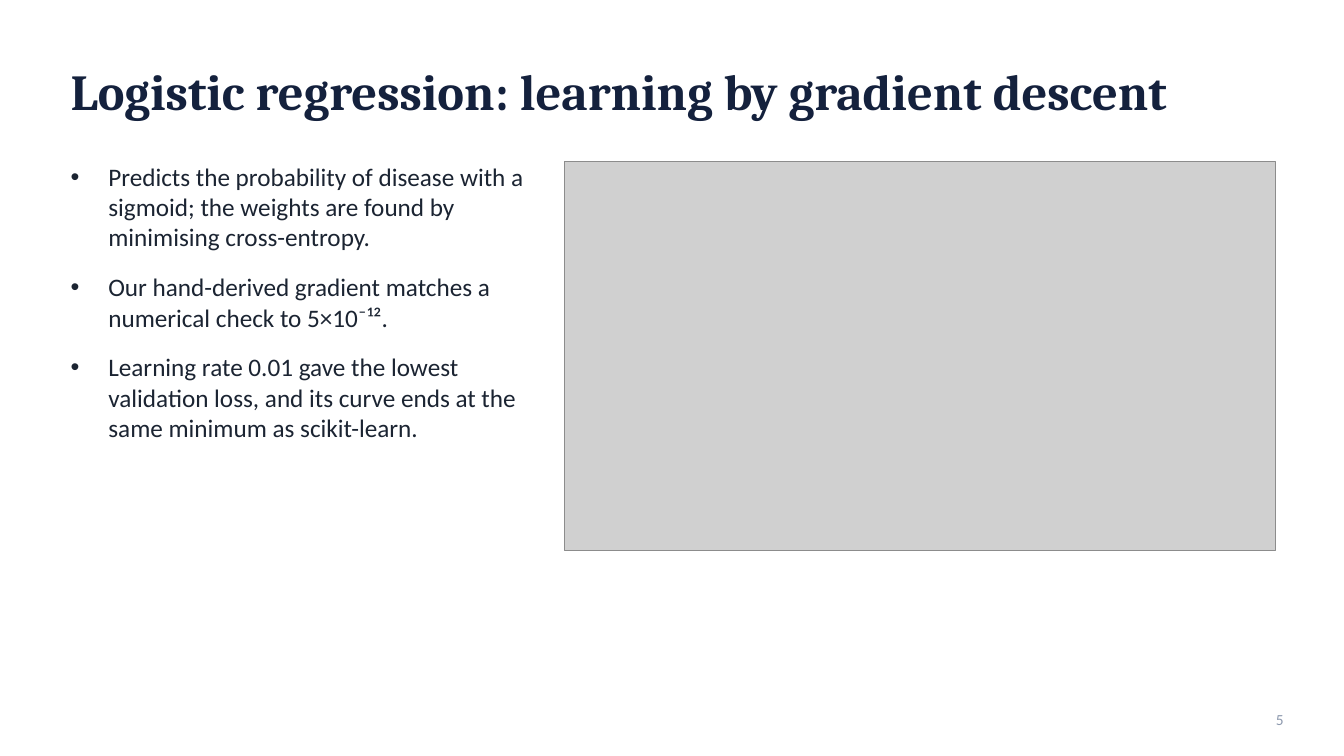
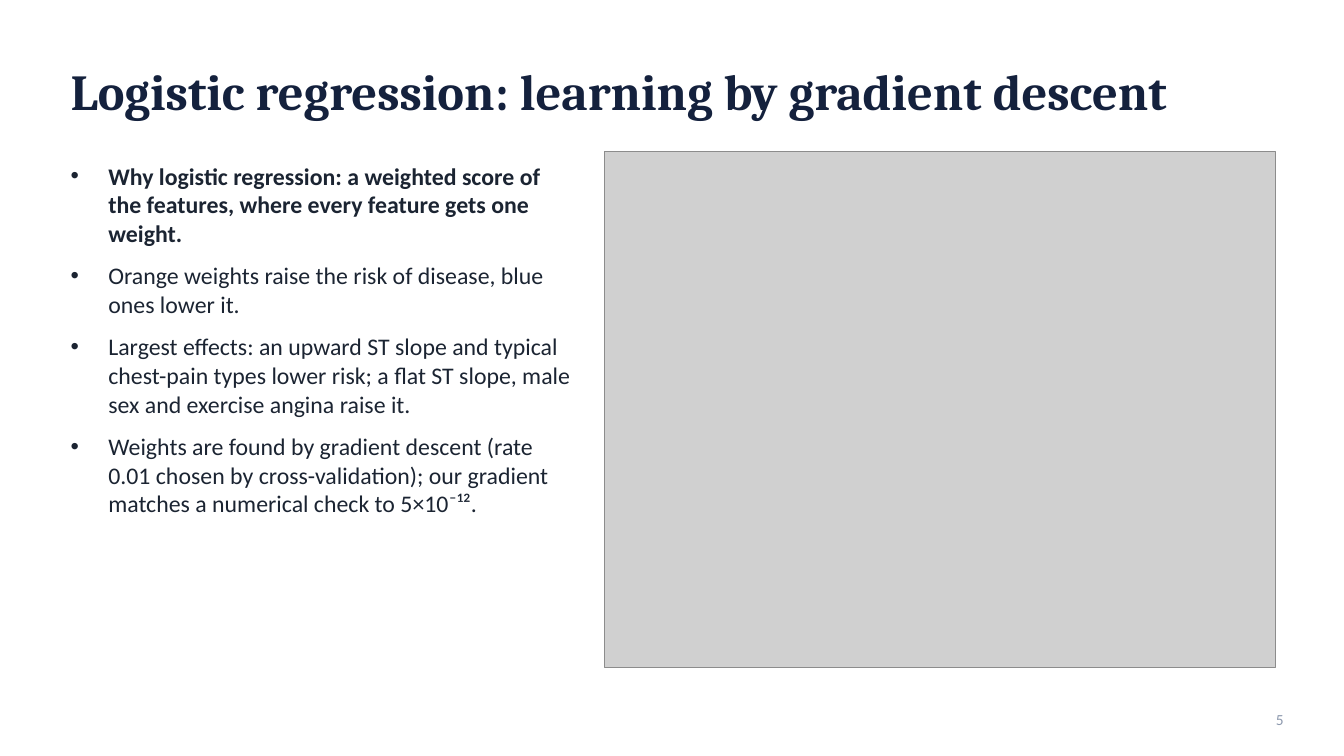
Before and after one commit to ajanumala-Albert/heart-disease-ml-project, a slide deck: slide 5 of Heart_Disease_ML_Presentation.pptx. Drawn at 1344x756 pixels with LibreOffice and Linux fonts; fonts in the diff are those of the drawing; grey boxes stand for pictures. Boxes give left, top, right and bottom in pixels: in the first picture for what was removed or moved away, otherwise in the second. Text is boxed around its words. In the diff, an @@ line names an element or a change of style, - is before the commit and + after.

```diff
--- a/Heart_Disease_ML_Presentation.pptx
+++ b/Heart_Disease_ML_Presentation.pptx
@@ text at <box>108,168,570,512</box>: text changed; size 18 to 17 pt @@
-• Predicts the probability of disease with a sigmoid; the weights are found by minimising cross-entropy.
-• Our hand-derived gradient matches a numerical check to 5×10⁻¹².
-• Learning rate 0.01 gave the lowest validation loss, and its curve ends at the same minimum as scikit-learn.
+• Why logistic regression: a weighted score of the features, where every feature gets one weight.
+• Orange weights raise the risk of disease, blue ones lower it.
+• Largest effects: an upward ST slope and typical chest-pain types lower risk; a flat ST slope, male sex and exercise angina raise it.
+• Weights are found by gradient descent (rate 0.01 chosen by cross-validation); our gradient matches a numerical check to 5×10⁻¹².
@@ picture: place and size @@
-picture at <box>565,161,1275,551</box>
+picture at <box>605,151,1275,667</box>
```
Also in this commit, not shown: 2 other slides changed, 1 other file.
